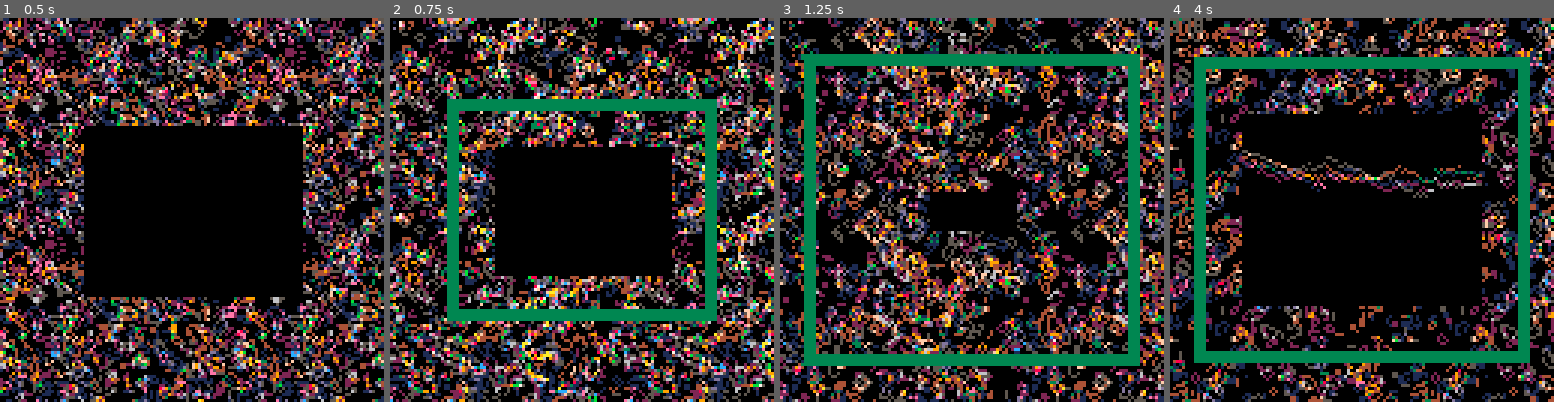
Above: before the commit, frames 1-4 (left to right).
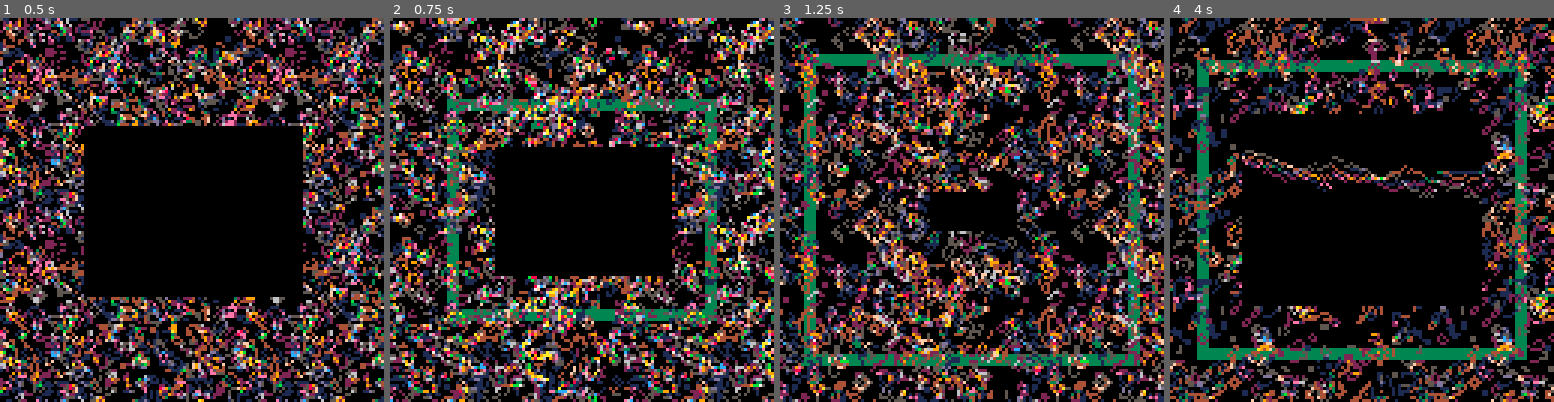
Above: after the commit, the same moments.

Repository: erwinbonsma/PicoGarden
Game: PICO-8 cartridge picogarden.p8
Two runs of this game, one before a commit and one after it. Both use one fixed random seed, a clock stepped at 60 frames per second and the inputs below.
Inputs:
- Up to frame 1 (0.5 s): tap X (X key) at 0.33 s
- Up to frame 2 (0.75 s): tap O (Z key) at 0.7 s
- Up to frame 3 (1.25 s): tap X (X key) at 1.07 s
- Up to frame 4 (4 s): hold Right 1.6-2.1 s; tap O (Z key) every 0.4 s from 1.7 to 3.7 s; tap X (X key) at 1.85, 2.97 s; hold Up 2.15-2.42 s; hold Right 2.47-3.03 s; hold Left 3.08-3.58 s; hold Down 3.63-3.97 s

Frame 1 is identical in both runs. In frame 2, 4.1% of the frame differs, in the area x 0-86%, y 0-79%; in frame 3, 4.9%; in frame 4, 39%, in the area x 0-100%, y 0-100%.

Commit message:
Draw revive rectangle with transparancy

Diff:
--- a/picogarden.p8
+++ b/picogarden.p8
@@ -34,6 +34,8 @@
 c_brown=4
 c_dblue=1
 c_dgray=8
+c_purple=2
+c_lpurple=9
 
 bit0=0x0.0001
 
@@ -894,19 +896,6 @@
  return expand
 end
 
-function init_flash()
- local flash={}
-
- for i=0,255 do
-  local v=i
-  if (i&0xf0==0) v|=0x50
-  if (i&0x0f==0) v|=0x05
-  flash[i]=v
- end
-
- return flash
-end
-
 function show_loscore()
  local autoplay=max(
   state.num_revives,1
@@ -1025,7 +1014,6 @@
  load_hiscores()
 
  expand=init_expand()
- flash=init_flash()
  state.flowers=init_flowers(14)
 
  state.history=cellhistory:new()
@@ -1061,20 +1049,28 @@
 end
 
 function draw_revive_rect()
- local x=flr(24*(
+ local x0=flr(24*(
   state.revive_wait/32
  ))-4
- local y=state.revive_wait-4
- print(state.revive_delta,0,0)
+ local y0=state.revive_wait-4
+ color(
+  (32-state.revive_wait)*6<
+  state.revive_delta and
+  c_dgreen or c_lpurple
+ )
  for w=1,4 do
-  color(
-   (32-state.revive_wait-w)*6<
-   state.revive_delta and
-   c_dgreen or c_dblue
-  )
-  rect(x,y,127-x,127-y)
-  x+=1
-  y+=1
+  local y1=127-y0
+  local x1=127-x0
+  for x=x0,x1 do
+   if (pget(x,y0)==0) pset(x,y0)
+   if (pget(x,y1)==0) pset(x,y1)
+  end
+  for y=y0+1,y1-1 do
+   if (pget(x0,y)==0) pset(x0,y)
+   if (pget(x1,y)==0) pset(x1,y)
+  end
+  x0+=1
+  y0+=1
  end
 end
 
